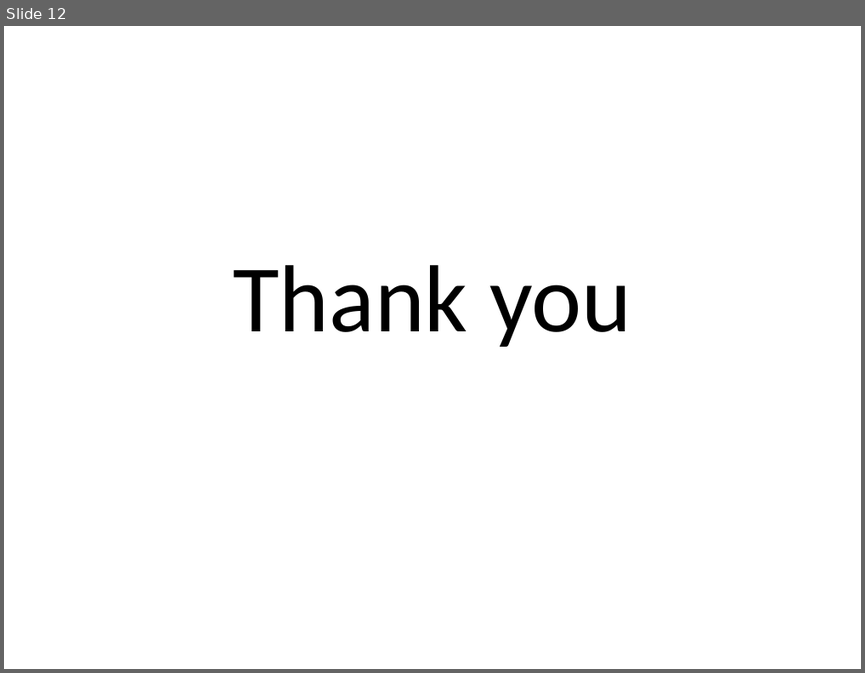
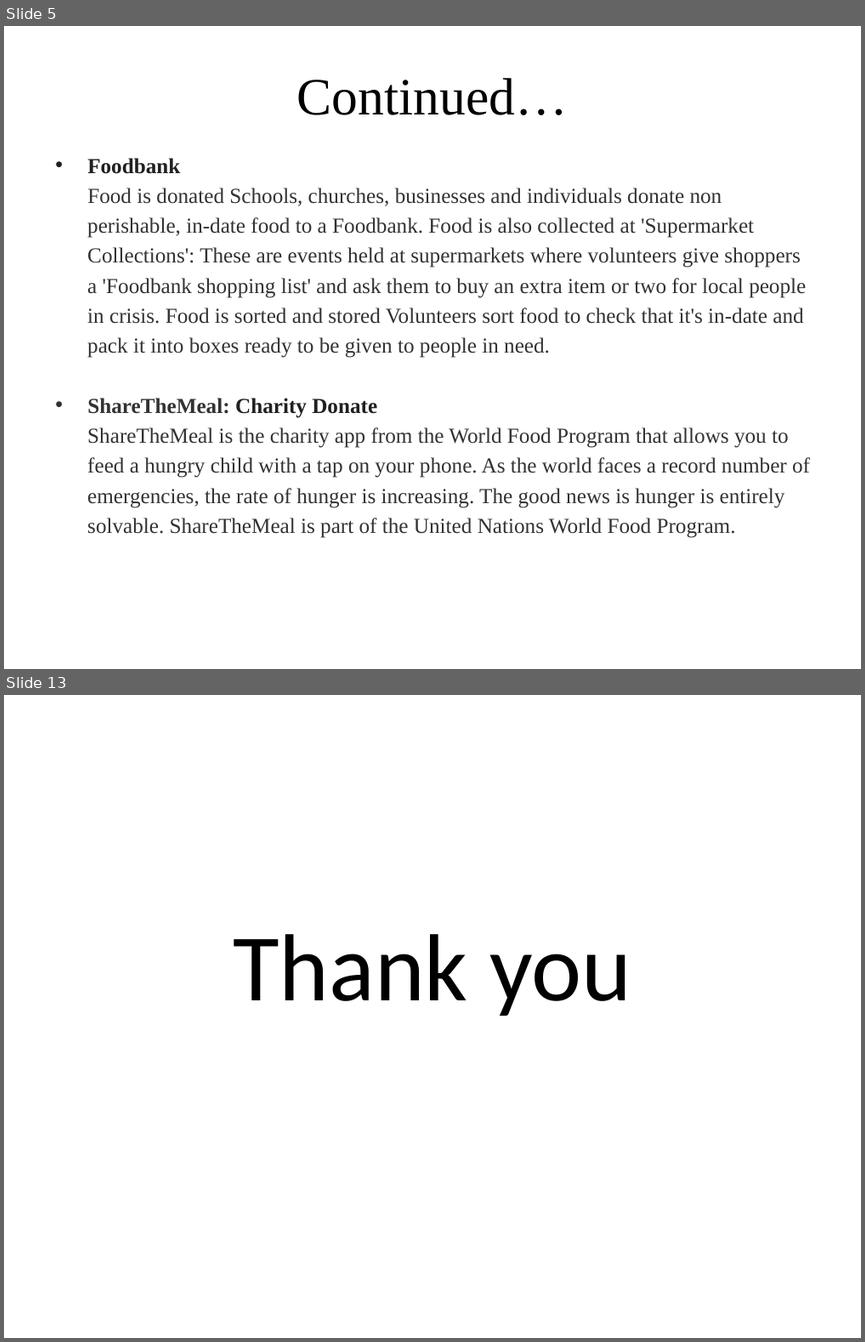
Before and after one commit to RedwanSharafatKabir/DonateUs, a slide deck: Donate Us Files/food waste management.pptx. Shown one above the other, each under a label of ours: slide 12 before the commit, slides 5 and 13 after it; the slides between them are not shown. The pictures are 865x673 and 865x1342 pixels, drawn with LibreOffice and Linux fonts; fonts in the diff are those of the drawing. Boxes give left, top, right and bottom in pixels: in the first picture for what was removed or moved away, otherwise in the second. Text is boxed around its words. In the diff, an @@ line names an element or a change of style, - is before the commit and + after.

```diff
--- a/Donate Us Files/food waste management.pptx
+++ b/Donate Us Files/food waste management.pptx
@@ slide 5 added at [4,26,861,669], background #FFFFFF @@
@@ title added at [297,78,568,115], 44 pt, text #000000 @@
+Continued…
@@ text added at [87,158,810,538], 18 pt, text #323232 @@
+• Foodbank
+Food is donated Schools, churches, businesses and individuals donate non
+perishable, in-date food to a Foodbank. Food is also collected at 'Supermarket
+Collections': These are events held at supermarkets where volunteers give shoppers
+a 'Foodbank shopping list' and ask them to buy an extra item or two for local people
+in crisis. Food is sorted and stored Volunteers sort food to check that it's in-date and
+pack it into boxes ready to be given to people in need.
+• ShareTheMeal: Charity Donate
+ShareTheMeal is the charity app from the World Food Program that allows you to
+feed a hungry child with a tap on your phone. As the world faces a record number of
+emergencies, the rate of hunger is increasing. The good news is hunger is entirely
+solvable. ShareTheMeal is part of the United Nations World Food Program.
@@ what was slide 12 is now slide 13 @@
```
Also in this commit, not shown: 5 slides changed, 6 other slides added, 6 slides removed, 9 other files.
